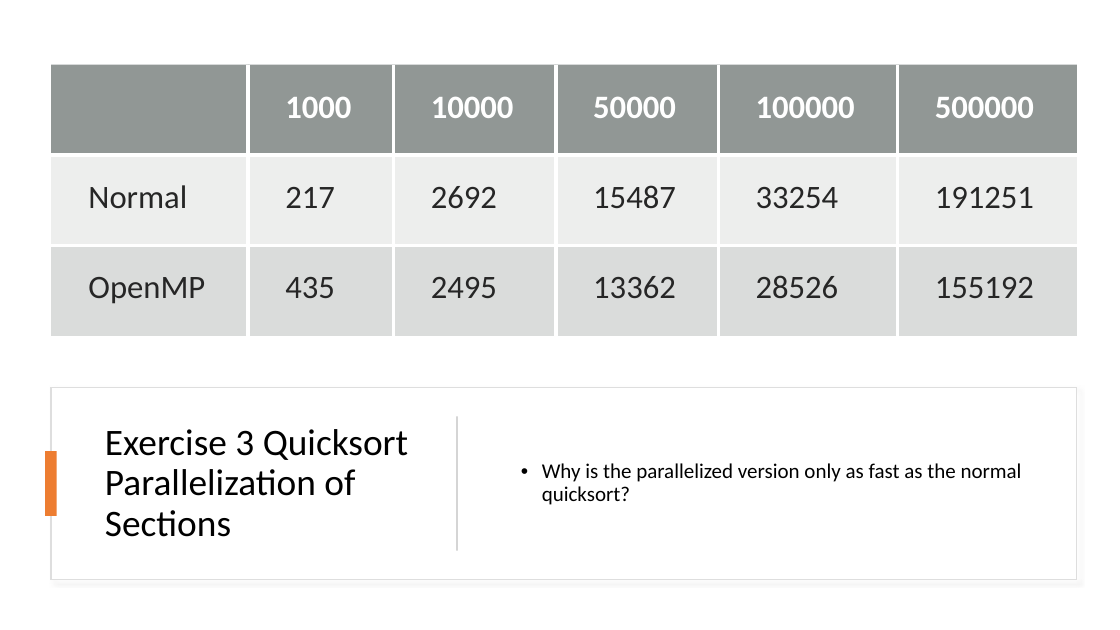
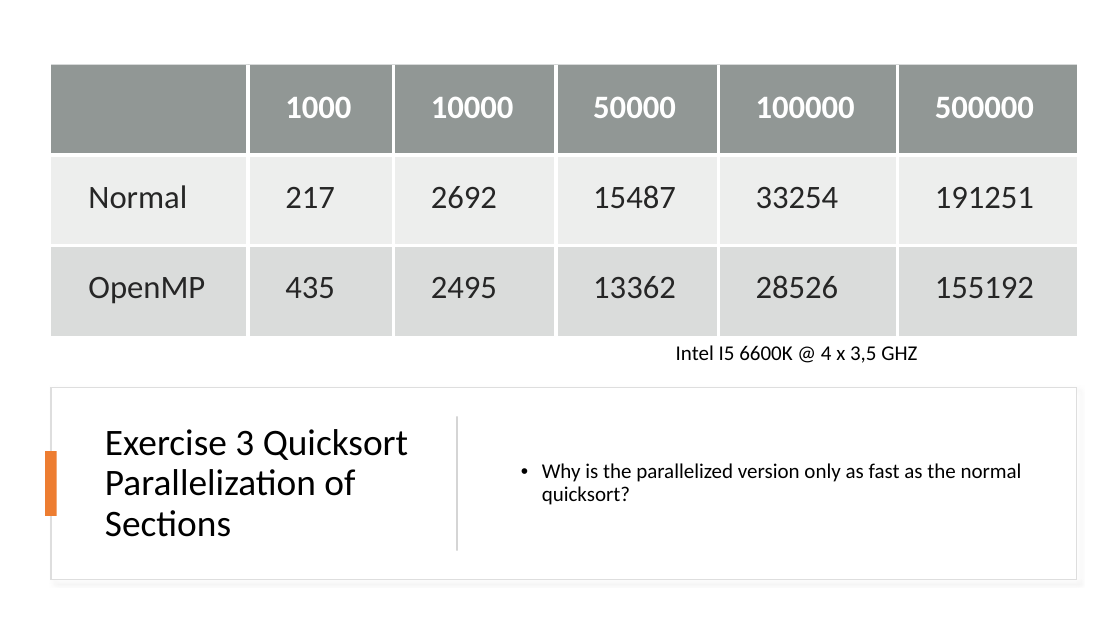
Before and after one commit to dyeske61283/ASE_OpenMP, a slide deck: slide 15 of OpenMP_Folien.pptx. Drawn at 1120x630 pixels with LibreOffice and Linux fonts; fonts in the diff are those of the drawing. Boxes give left, top, right and bottom in pixels: in the first picture for what was removed or moved away, otherwise in the second. Text is boxed around its words. In the diff, an @@ line names an element or a change of style, - is before the commit and + after.

```diff
--- a/OpenMP_Folien.pptx
+++ b/OpenMP_Folien.pptx
@@ text added at bbox=[676, 345, 917, 363], 18 pt, text #000000 @@
+Intel I5 6600K @ 4 x 3,5 GHZ
```
Also in this commit, not shown: 2 other slides changed.
